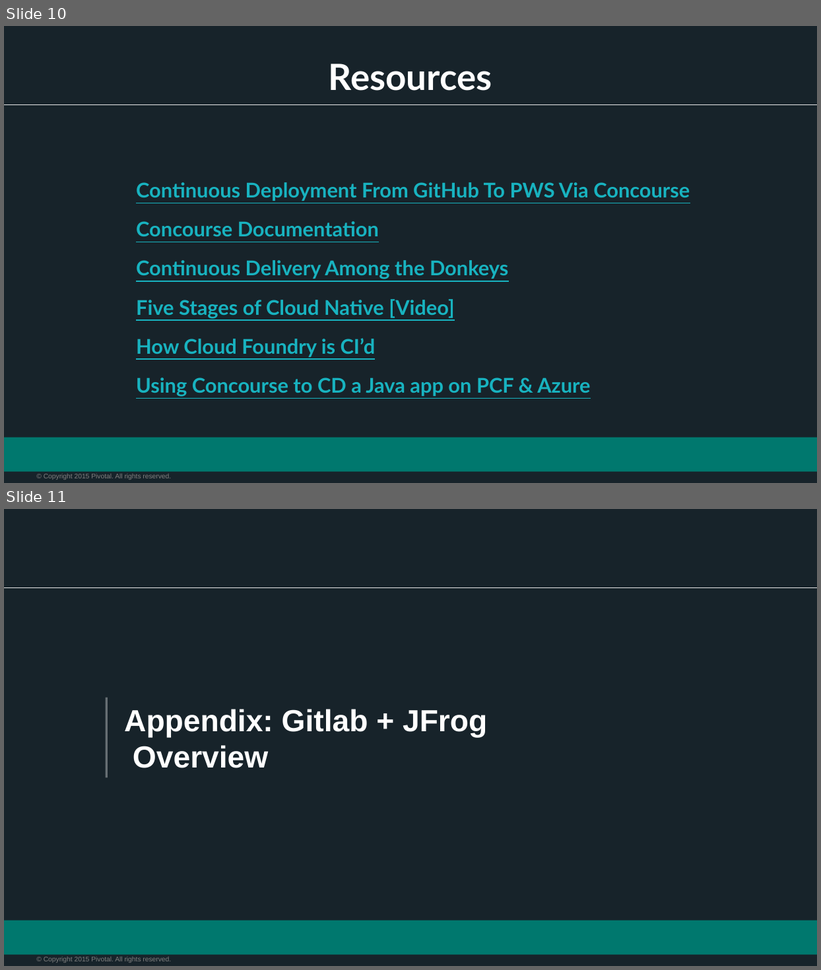
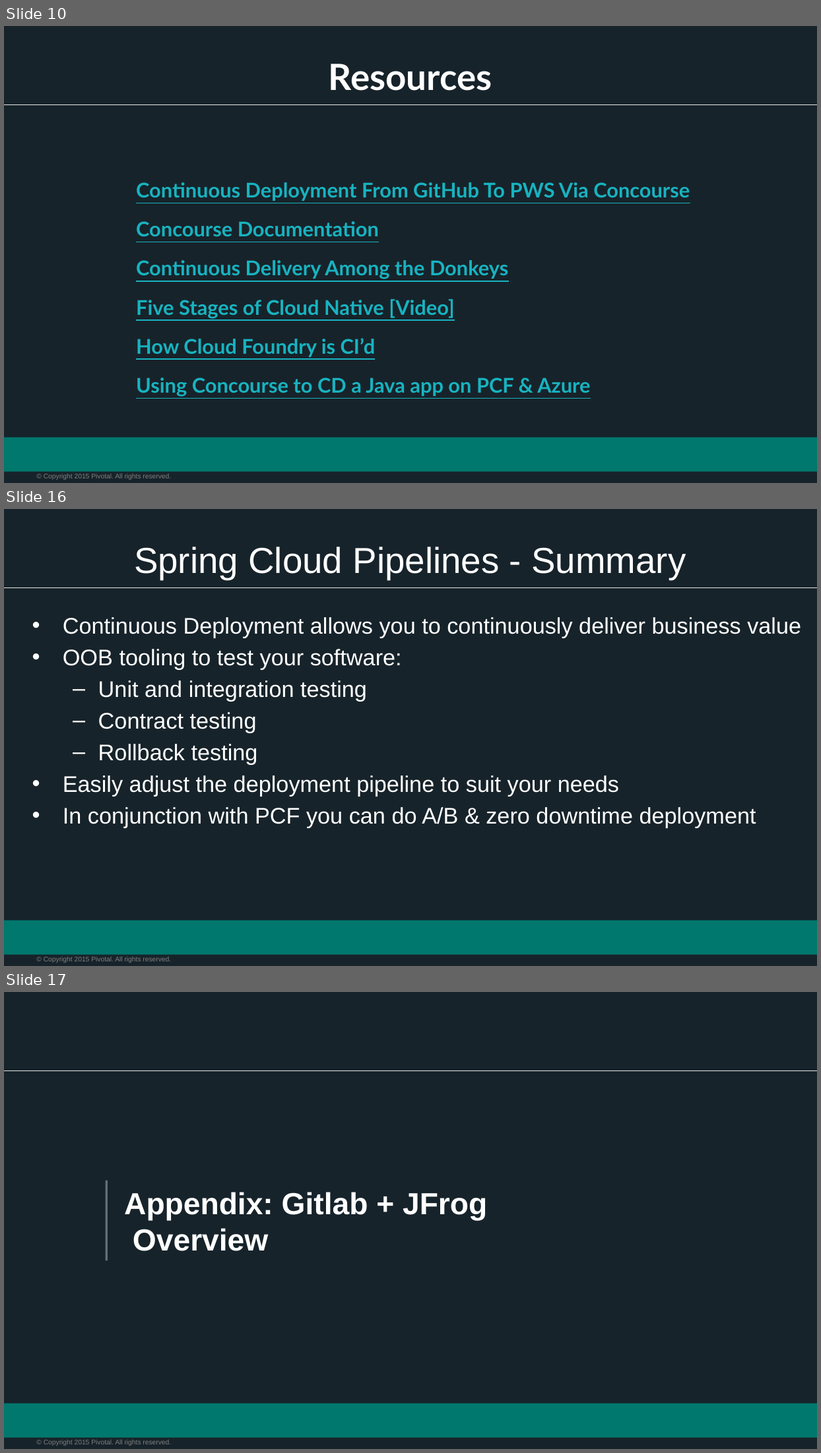
Before and after one commit to vmware-archive/devops-workshop, a slide deck: presentations/104 - Intro to CICD/Session_9_Intro_CICD.pptx. Shown one above the other, each under a label of ours: slides 10 and 11 before the commit, slides 10, 16 and 17 after it; the slides between them are not shown. The pictures are 821x970 and 821x1453 pixels, drawn with LibreOffice and Linux fonts; fonts in the diff are those of the drawing; background and template pictures are left out. Boxes give left, top, right and bottom in pixels: in the first picture for what was removed or moved away, otherwise in the second. Text is boxed around its words. In the diff, an @@ line names an element or a change of style, - is before the commit and + after.

Commit message:
Added Spring Cloud Pipelines slides

```diff
--- a/presentations/104 - Intro to CICD/Session_9_Intro_CICD.pptx
+++ b/presentations/104 - Intro to CICD/Session_9_Intro_CICD.pptx
@@ slide 16 added at (4, 509, 817, 966), background #17232A; not listed: 3 template elements that a slide beside it also shows @@
@@ title added at (134, 547, 686, 580), 32 pt, text #FFFFFF @@
+Spring Cloud Pipelines - Summary
@@ text added at (63, 617, 801, 828), 20 pt, text #FFFFFF @@
+• Continuous Deployment allows you to continuously deliver business value
+• OOB tooling to test your software:
+  – Unit and integration testing
+  – Contract testing
+  – Rollback testing
+• Easily adjust the deployment pipeline to suit your needs
+• In conjunction with PCF you can do A/B & zero downtime deployment
@@ what was slide 11 is now slide 17 @@
```
Also in this commit, not shown: 6 slides changed, 5 other slides added.
